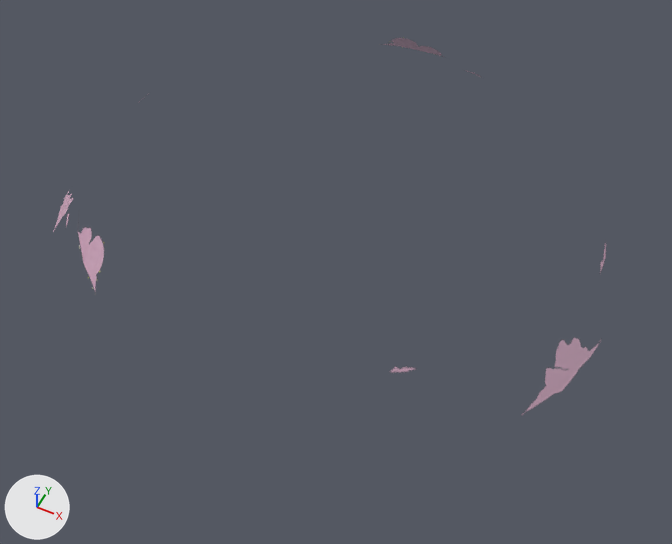
The FBX model Assets/Assets/Models/Reworked/Environment/Clouds Far.fbx as it was, and as the next commit left it.
Camera for both pictures: a 50 mm lens placed at (335.0, -676.0, 1035.0), pointed at (24.0, -53.0, 256.0). Arrows for +X, +Y and +Z are at lower left; the lights stay in place.

Objects in the first picture: 'Clouds_Far'.
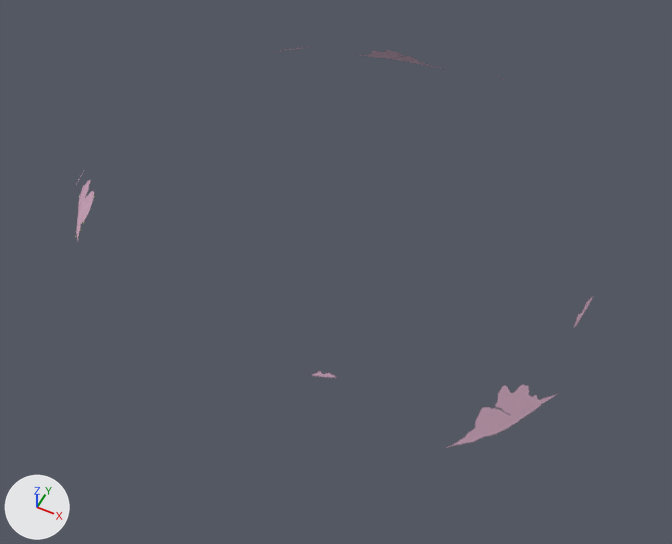
The newer file is also turned or shifted as a whole; pictures and numbers use the older file's frame.

Pixel boxes (x1, y1, x2, y2) of what changed, in the pictures (672 x 544 px):
'Clouds_Far', surface changed, turned
    before: (53, 38, 606, 411)
    after: (75, 48, 592, 446)

What the commit changed:
me_cylinder_021 has 72 vertices, 36 faces and spans x -351.0..351.0, y -351.0..351.0, z 239.0..378.0.
me_cylinder_021 is used by ob_clouds_far; location (-2.0, 0.0, 0.0); rotation (0.0, 0.0, -3.142), in degrees (0, 0, -180).
me_cylinder_021 part 1: texture (UV) coordinates of 36 of 36 faces, centred in x -295.0..295.0, y -295.0..295.0, z 309.0, changed; they spanned u -0.33..1.34, v 0.61..0.74 and now span u 0.39..2.06, v 0.61..0.74.
Object 'Clouds_Far' (ob_clouds_far) turns from (0, 0, -180) to (0, 0, 0) degrees about x, y and z.
